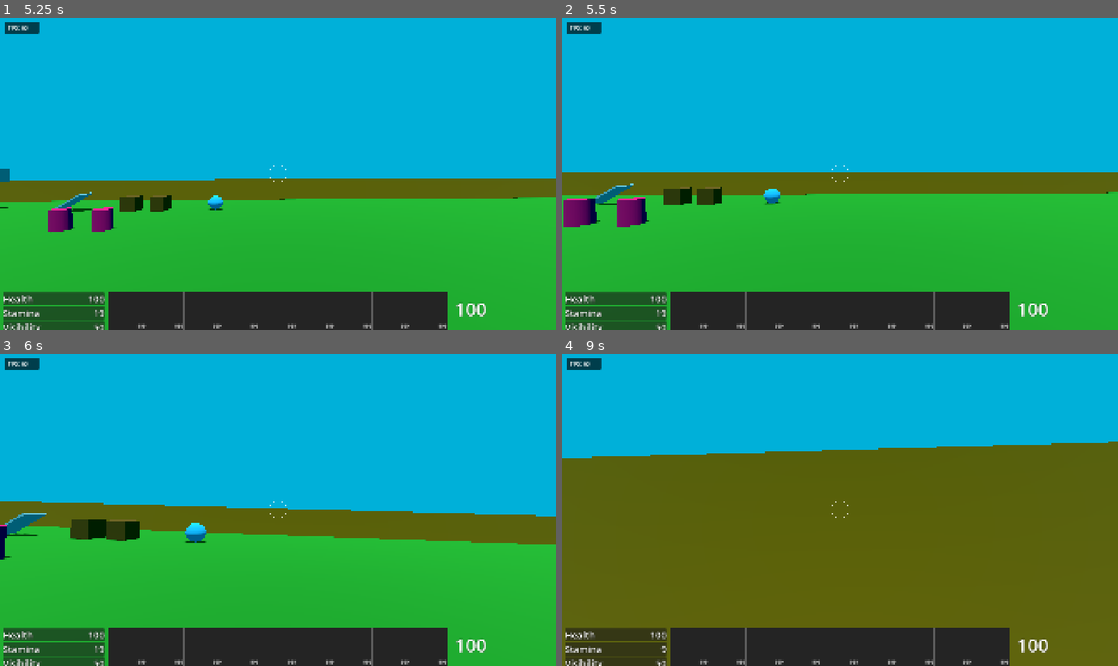
Above: before the commit, frames 1-4 (two rows, left to right).
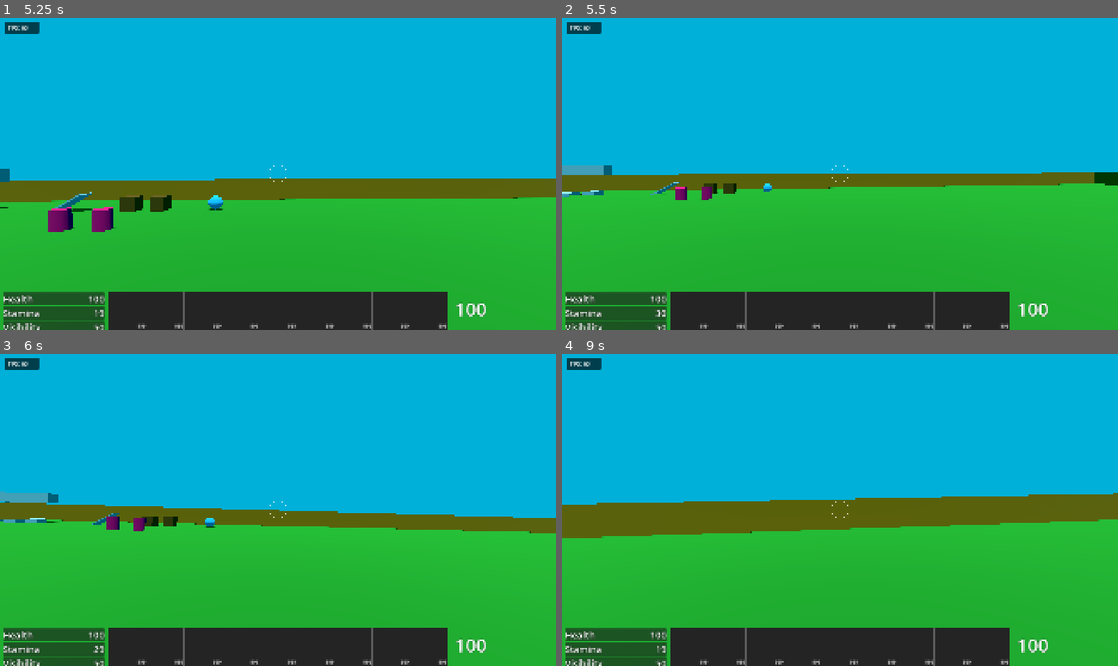
Above: after the commit, the same moments.

Repository: janisl/rpg-core
Game: Godot game, scene res://levels/test.tscn
Same seed, same stepped clock (60 frames per second), same inputs: the game is played once before the commit and once after it.
Inputs (mouse positions are in pixels of both pictures, inside the frame that each line leads up to):
- Up to frame 1 (5.25 s): tap Enter at 0.5 s; move the mouse to (305, 170) at 0.52 s; hold Ctrl (sprint) 0.53-1.28 s; hold W (forward) from 0.53 s (still down); tap Space (jump) at 0.77, 1.52, 3.02, 3.77, 4.52 s; tap Z (test) at 0.8, 1.35, 2.3, 3.8 s; move the mouse to (250, 174) at 1.27 s; tap Ctrl (sprint) at 1.55, 3.05, 4.55 s; move the mouse to (289, 167) at 2.02 s; hold Shift (crouch) 2.03-2.78 s; move the mouse to (272, 177) at 2.77 s; tap T (cycle_ammo) at 2.85 s; move the mouse to (316, 177) at 3.52 s; hold E (interact) 3.53-4.28 s; move the mouse to (233, 170) at 4.27 s; click (233, 170) at 4.35 s; move the mouse to (283, 174) at 5.02 s; hold Ctrl (sprint) from 5.03 s (still down)
- Up to frame 2 (5.5 s): keep holding W (forward); keep holding Ctrl (sprint); tap Z (test) at 5.3 s
- Up to frame 3 (6 s): move the mouse to (255, 503) at 5.77 s; release W (forward) at 5.78 s; release Ctrl (sprint) at 5.78 s; hold D (right) from 5.78 s (still down); tap Z (test) at 5.85 s
- Up to frame 4 (9 s): tap Space (jump) at 6.02, 6.77, 7.52 s; tap Ctrl (sprint) at 6.05, 7.35 s; move the mouse to (867, 506) at 6.52 s; release D (right) at 6.53 s; hold Z (test) 6.53-7.28 s; hold W (forward) 6.53-8.78 s; tap 1 at 6.6 s; move the mouse to (812, 510) at 7.27 s; move the mouse to (851, 503) at 8.02 s; hold Z (test) 8.03-8.78 s; move the mouse to (834, 513) at 8.77 s; hold A (left) from 8.78 s (still down); tap Shift (crouch) at 8.85 s

Frame 1 is identical in both runs. In frame 2, 4.7% of the frame differs, in the area x 0-100%, y 47-96%; in frame 3, 5.0%; in frame 4, 52%, in the area x 0-100%, y 28-100%.
Error in both runs: Out of bounds get index '0' (on base: 'Array[ItemStack]') (res://systems/weapon_manager.gd:41)

Commit message:
Test save and load of the game into a separate slot.

Diff:
--- a/actors/player/player.gd
+++ b/actors/player/player.gd
@@ -81,7 +81,11 @@
 func _unhandled_input(event: InputEvent) -> void:
 	input_dir = Input.get_vector("left", "right", "forward", "backward")
 	if event.is_action_pressed("test"):
-		set_collision_layer_value(PhysicsLayers.PLAYER, not get_collision_layer_value(PhysicsLayers.PLAYER))
+		#set_collision_layer_value(PhysicsLayers.PLAYER, not get_collision_layer_value(PhysicsLayers.PLAYER))
+		if Input.is_action_pressed("sprint"):
+			LevelManager.load_game("test")
+		else:
+			LevelManager.save_game("test")
 
 	if toggle_crouch:
 		if Input.is_action_just_pressed("crouch"):
--- a/systems/levels/level_manager.gd
+++ b/systems/levels/level_manager.gd
@@ -10,6 +10,27 @@
 	_clear_slot(TEMP_SLOT)
 
 
+func load_game(slot: String) -> void:
+	if !_player_state_exists(slot):
+		return
+
+	_copy_slot(slot, TEMP_SLOT)
+	var state := _read_player_state(slot)
+
+	await load_new_level(state.current_scene_path)
+
+	var player := get_tree().get_first_node_in_group("player") as Player
+	await _load_level_state(TEMP_SLOT, _get_current_level_state_name())
+	_load_player_state(TEMP_SLOT, player)
+
+
+func save_game(slot: String) -> void:
+	var player := get_tree().get_first_node_in_group("player") as Player
+	_save_player_state(TEMP_SLOT, player)
+	_save_level_state(TEMP_SLOT, _get_current_level_state_name())
+	_copy_slot(TEMP_SLOT, slot)
+
+
 func transition_to_level(level_path: String) -> void:
 	var player := get_tree().get_first_node_in_group("player") as Player
 	_save_player_state(TEMP_SLOT, player)
@@ -38,6 +59,8 @@
 func _save_player_state(slot: String, player: Player) -> void:
 	var state := PlayerState.new()
 	state.version = SAVE_VERSION
+	state.current_scene_path = get_tree().current_scene.scene_file_path
+	state.savetime = int(Time.get_unix_time_from_system())
 	state.state = player.save_state()
 	_write_player_state(slot, state)
 
@@ -157,3 +180,22 @@
 
 	if DirAccess.remove_absolute(path) != OK:
 		print("Deleting slot dir failed.")
+
+
+func _copy_slot(slot_from: String, slot_to: String) -> bool:
+	_clear_slot(slot_to)
+	_create_slot_dir(slot_to)
+
+	var from_path := _get_slot_path(slot_from)
+	var to_path := _get_slot_path(slot_to)
+	var from_dir := DirAccess.open(from_path)
+	if not from_dir:
+		return false
+	from_dir.list_dir_begin()
+	var file_name := from_dir.get_next()
+	while file_name != "":
+		if from_dir.copy(from_path + file_name, to_path + file_name, -1) != OK:
+			print("Copying file " + file_name + " failed.")
+			return false
+		file_name = from_dir.get_next()
+	return true
--- a/systems/levels/player_state.gd
+++ b/systems/levels/player_state.gd
@@ -2,4 +2,7 @@
 extends Resource
 
 @export var version: int
+@export var current_scene_path : String
+@export var savetime : int
+
 @export var state: Dictionary
